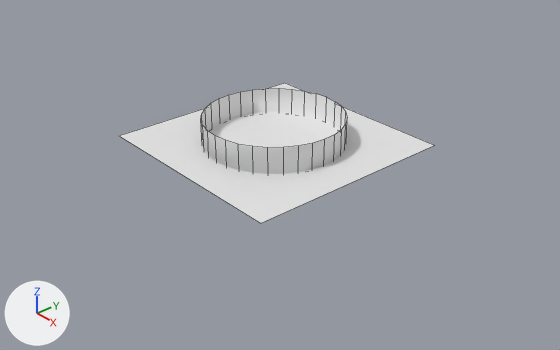
A saved change to the Blender file bg.blend.
The view is the same before and after, from a 50 mm lens placed at (11.67, -10.01, 7.12), pointed at (0.44, -0.22, -0.82). The axes (+X, +Y, +Z) are drawn at lower left. The lights are the same throughout. Mesh edges are drawn as thin lines.
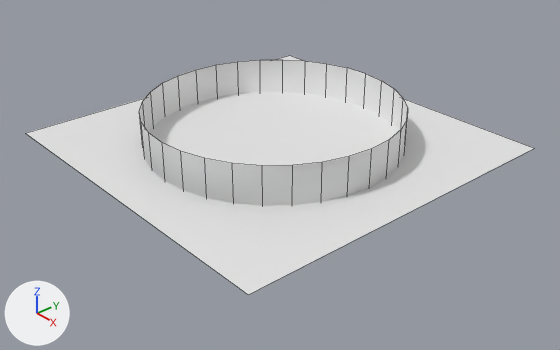
Boxes [x1, y1, x2, y2] around the edits, measured in the pictures (560 x 350 px):
```json
{"object": "Plane", "change": "rescaled", "before": [120, 83, 434, 223], "after": [26, 55, 534, 295], "on screen": "62% wider, 71% taller"}
{"object": "Cylinder", "change": "rescaled", "before": [201, 88, 347, 174], "after": [139, 60, 408, 206]}
```

The change, as JSON lines over the scene's bpy script:
```json
{"op": "set", "path": "ob_cylinder.scale", "old": "(0.314, 0.314, 0.314)", "new": "(0.568, 0.568, 0.568)"}
{"op": "set", "path": "ob_plane.scale", "old": "(0.816, 0.816, 0.816)", "new": "(1.31, 1.31, 1.31)"}
```
